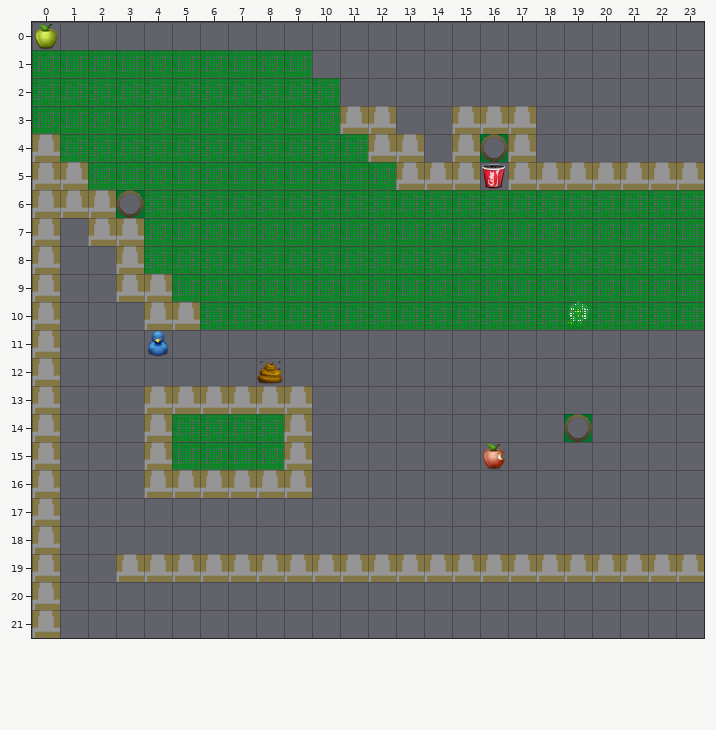
Two versions of a level (Tiled map, Resources/res/1.tmx). Above: the version before the commit.
Cells are 32x32 px. Shown: x 0..23, y 0..21.
The same view after the edit:
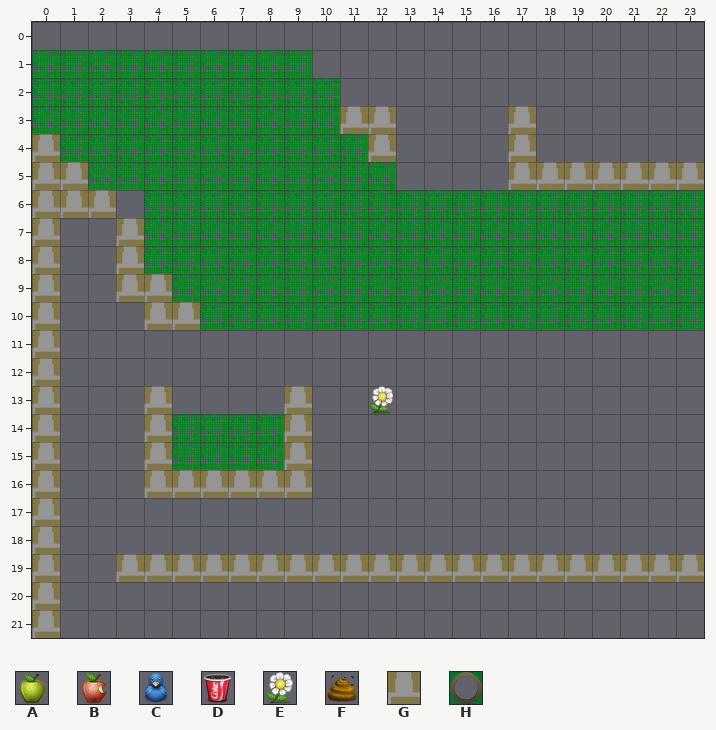
Key: from "foods": A 0, B 1, C 2, D 3, E 5, F 7; from "tiles": G 0, H 2.
_ is an empty cell.
The edit:
Layer "wall":
y 3: x 15..16 GG -> __
y 4: x 13 G -> _; x 15 G -> _
y 5: x 13..15 GGG -> ___
y 7: x 2 G -> _
y 13: x 5..8 GGGG -> ____
Layer "hole" (removed):
y 4: x 16 H -> _
y 6: x 3 H -> _
y 14: x 19 H -> _
Layer "food":
y 0: x 0 A -> _
y 5: x 16 D -> _
y 10: x 19 E -> _
y 11: x 4 C -> _
y 12: x 8 F -> _
y 13: x 12 _ -> E
y 15: x 16 B -> _
